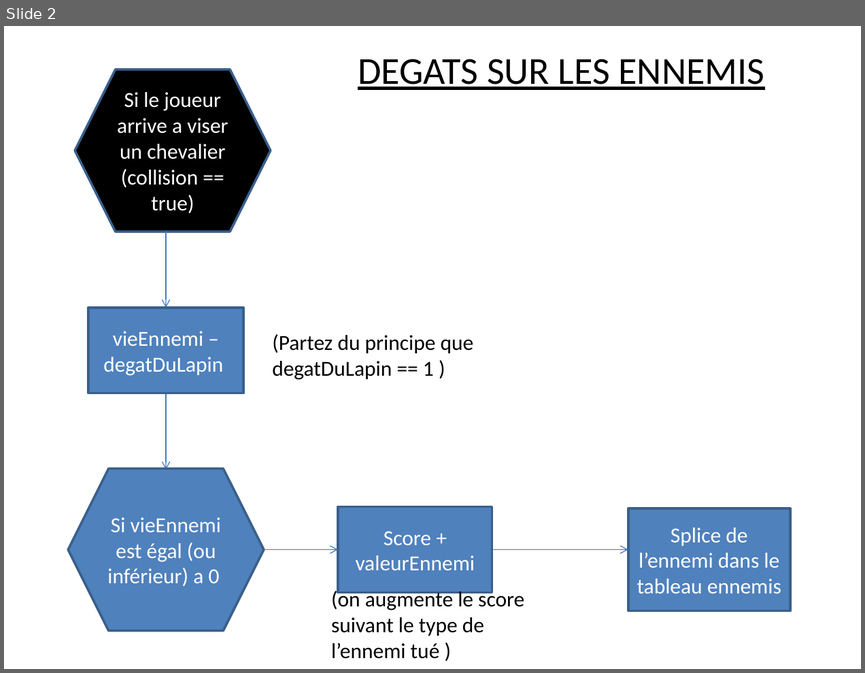
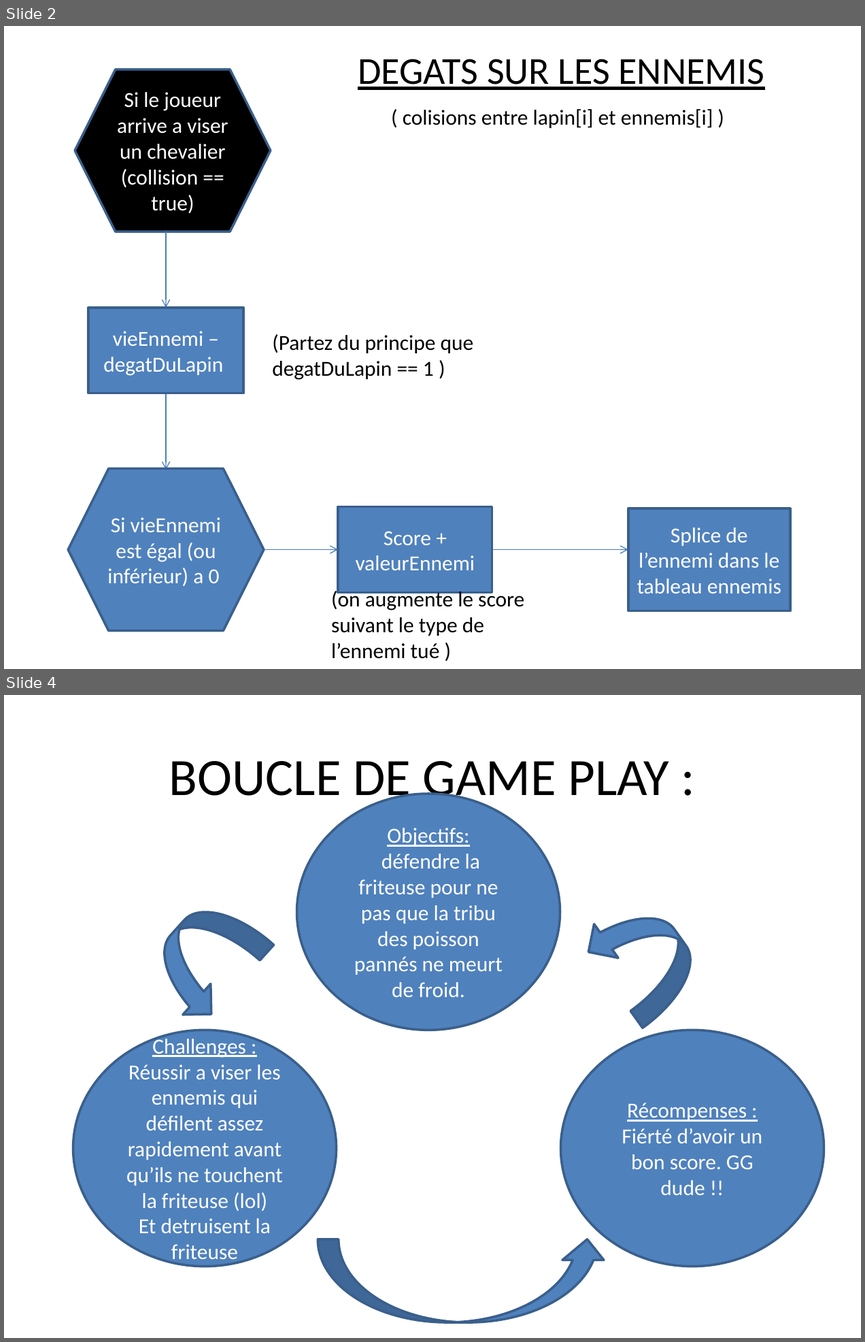
Before and after one commit to Sparox/BBQ_Game_Jam, a slide deck: Docs/game flow et regles a suivre.pptx. Shown one above the other, each under a label of ours: slide 2 before the commit, slides 2 and 4 after it; the slides between them are not shown. The pictures are 865x673 and 865x1342 pixels, drawn with LibreOffice and Linux fonts; fonts in the diff are those of the drawing. Boxes give left, top, right and bottom in pixels: in the first picture for what was removed or moved away, otherwise in the second. Text is boxed around its words. In the diff, an @@ line names an element or a change of style, - is before the commit and + after.

```diff
--- a/Docs/game flow et regles a suivre.pptx
+++ b/Docs/game flow et regles a suivre.pptx
@@ slide 4 added at (x1=4, y1=695, x2=861, y2=1338), background #FFFFFF @@
@@ title added at (x1=169, y1=761, x2=669, y2=807), 44 pt, text #000000 @@
+BOUCLE DE GAME PLAY :
@@ ellipse added at (x1=297, y1=794, x2=560, y2=1030), fill #4F81BD, outline #3A5F8C 2 pt, 18 pt, text #FFFFFF @@
+Objectifs:
+défendre la friteuse pour ne pas que la tribu des poisson pannés ne meurt de froid.
@@ curved right arrow added at (x1=136, y1=889, x2=274, y2=1030), fill #4F81BD, outline #3A5F8C 2 pt @@
@@ curved right arrow added at (x1=576, y1=886, x2=710, y2=1028), fill #4F81BD, outline #3A5F8C 2 pt @@
@@ ellipse added at (x1=73, y1=1030, x2=337, y2=1266), fill #4F81BD, outline #3A5F8C 2 pt, 18 pt, text #FFFFFF @@
+Challenges :
+Réussir a viser les ennemis qui défilent assez rapidement avant qu’ils ne touchent la friteuse (lol)
+Et detruisent la friteuse
@@ ellipse added at (x1=561, y1=1030, x2=824, y2=1266), fill #4F81BD, outline #3A5F8C 2 pt, 18 pt, text #FFFFFF @@
+Récompenses :
+Fiérté d’avoir un bon score. GG dude !!
@@ curved right arrow added at (x1=317, y1=1239, x2=608, y2=1322), fill #4F81BD, outline #3A5F8C 2 pt @@
@@ slide 2 changed as well @@
@@ text added at (x1=402, y1=109, x2=713, y2=128), 18 pt, text #000000 @@
+( colisions entre lapin[i] et ennemis[i] )
```
Also in this commit, not shown: 1 other slide changed, 1 other slide added, 1 slide removed.
